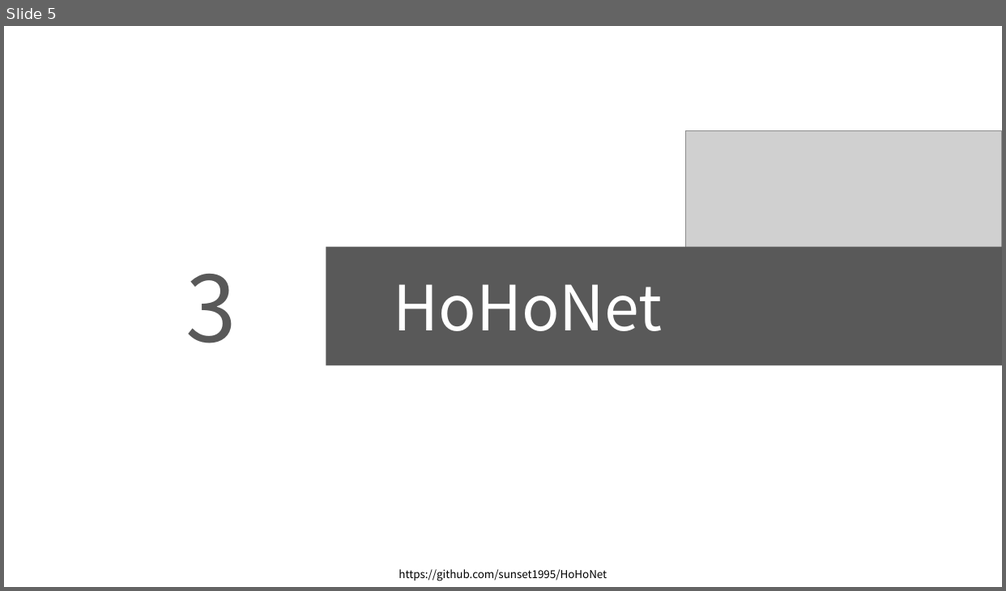
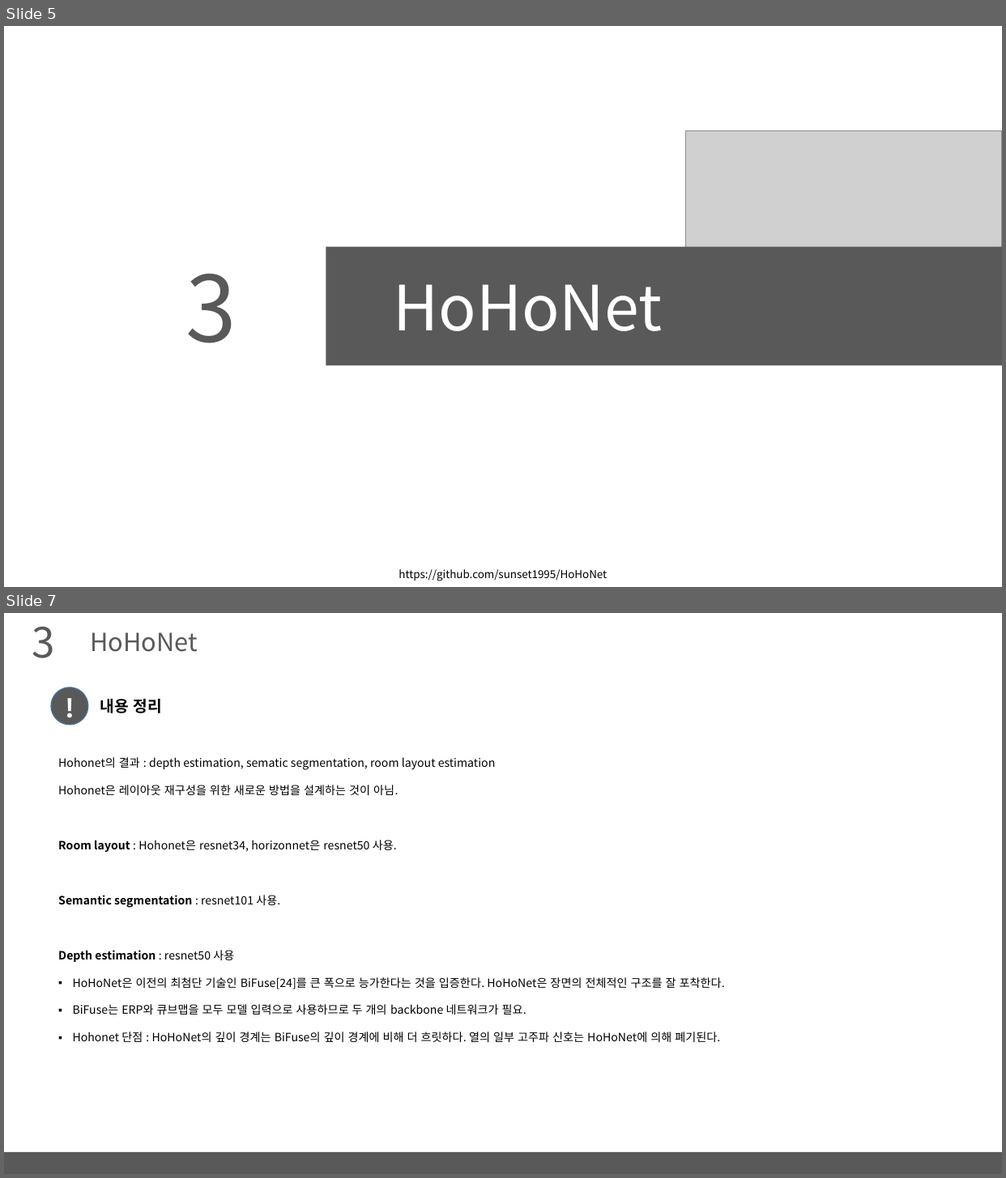
Before and after one commit to arittung/3D_Room_Layout_estimation, a slide deck: LayoutNet-HorizonNet-HoHoNet 정리.pptx. Shown one above the other, each under a label of ours: slide 5 before the commit, slides 5 and 7 after it; the slides between them are not shown. The pictures are 1006x591 and 1006x1178 pixels, drawn with LibreOffice and Linux fonts; fonts in the diff are those of the drawing; grey boxes stand for pictures. Boxes give left, top, right and bottom in pixels: in the first picture for what was removed or moved away, otherwise in the second. Text is boxed around its words. In the diff, an @@ line names an element or a change of style, - is before the commit and + after.

Commit message:
hohonet 논문 해석

```diff
--- a/LayoutNet-HorizonNet-HoHoNet 정리.pptx
+++ b/LayoutNet-HorizonNet-HoHoNet 정리.pptx
@@ slide 7 added at (4, 613, 1002, 1174), background #FFFFFF @@
@@ text added at (32, 626, 55, 658), 40 pt, text #595959 @@
+3
@@ text added at (90, 632, 198, 652), 24 pt, text #595959 @@
+HoHoNet
@@ ellipse added at (51, 688, 88, 726), fill #595959, outline #43739E 1 pt, 28 pt, text #FFFFFF, bold @@
+!
@@ text added at (100, 699, 162, 713), 15 pt, text #000000, bold @@
+내용 정리
@@ text added at (58, 757, 725, 1042), 11 pt, text #000000 @@
+Hohonet의 결과 : depth estimation, sematic segmentation, room layout estimation
+Hohonet은 레이아웃 재구성을 위한 새로운 방법을 설계하는 것이 아님.
+Room layout : Hohonet은 resnet34, horizonnet은 resnet50 사용.
+Semantic segmentation : resnet101 사용.
+Depth estimation : resnet50 사용
+▪ HoHoNet은 이전의 최첨단 기술인 BiFuse[24]를 큰 폭으로 능가한다는 것을 입증한다. HoHoNet은 장면의 전체적인 구조를 잘 포착한다.
+▪ BiFuse는 ERP와 큐브맵을 모두 모델 입력으로 사용하므로 두 개의 backbone 네트워크가 필요.
+▪ Hohonet 단점 : HoHoNet의 깊이 경계는 BiFuse의 깊이 경계에 비해 더 흐릿하다. 열의 일부 고주파 신호는 HoHoNet에 의해 폐기된다.
@@ rectangle added at (4, 1152, 1002, 1174), fill #595959 @@
```
Also in this commit, not shown: 10 slides changed, 1 other file.
